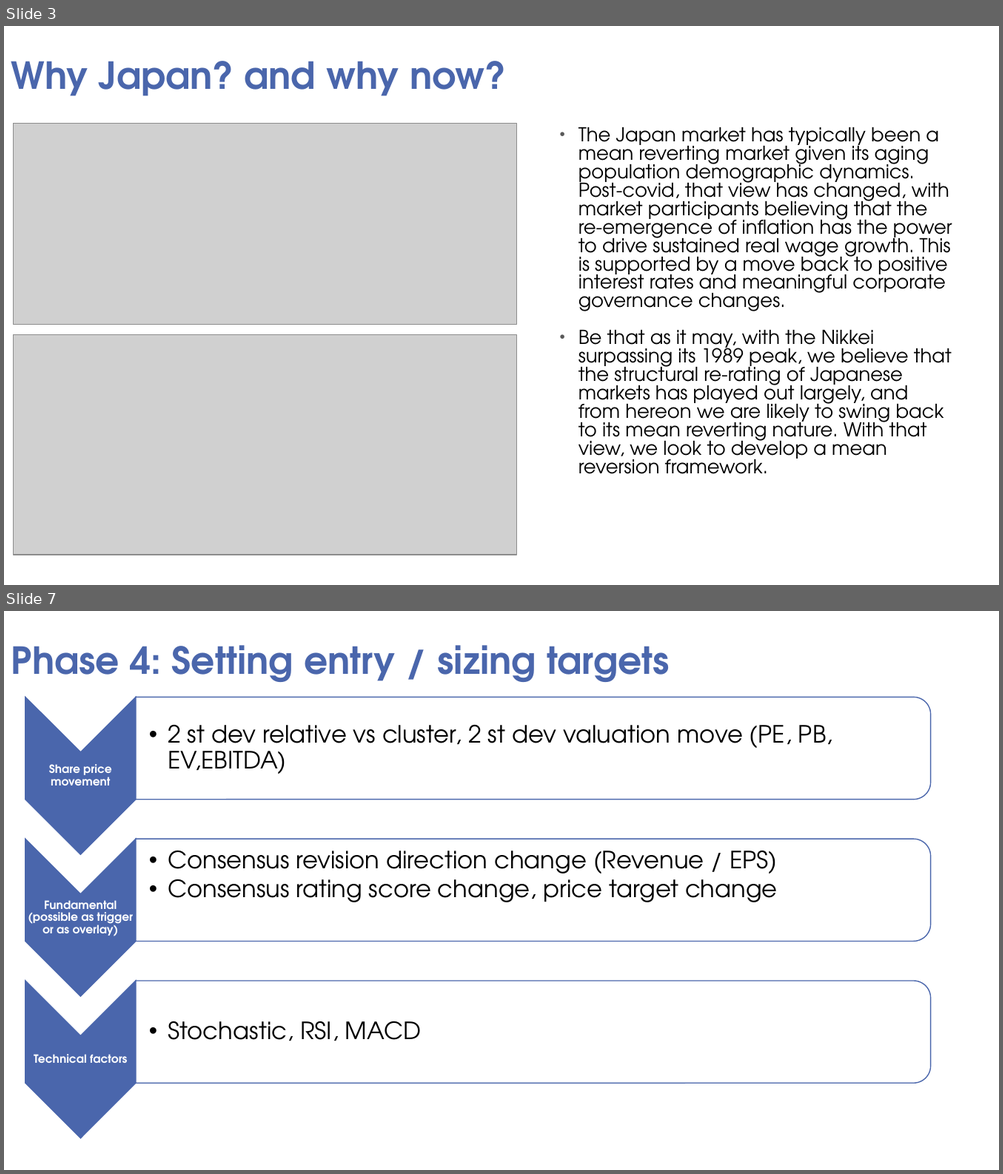
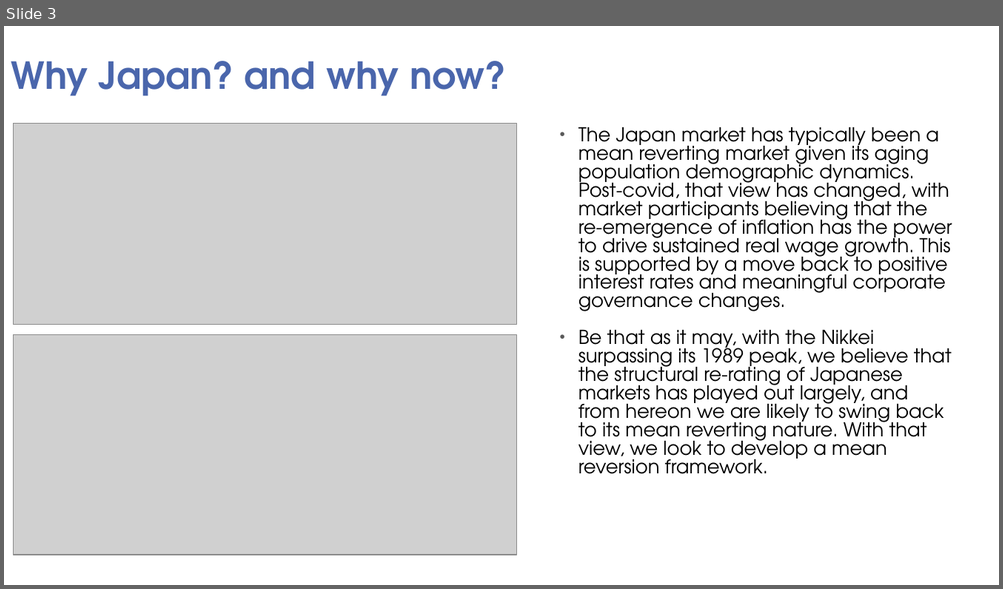
Before and after one commit to HHH0808/SMU-QTS, a slide deck: QTS project presentation.pptx. Shown one above the other, each under a label of ours: slides 3 and 7 before the commit, slide 3 after it; the slides between them are not shown. The pictures are 1003x1174 and 1003x589 pixels, drawn with LibreOffice and Linux fonts; fonts in the diff are those of the drawing; grey boxes stand for pictures; background and template pictures are left out. Boxes give left, top, right and bottom in pixels: in the first picture for what was removed or moved away, otherwise in the second. Text is boxed around its words. In the diff, an @@ line names an element or a change of style, - is before the commit and + after.

```diff
--- a/QTS project presentation.pptx
+++ b/QTS project presentation.pptx
@@ slide 7 removed at box(4, 611, 999, 1170), background picture (left out) @@
@@ title removed at box(11, 645, 669, 682) @@
-Phase 4: Setting entry / sizing targets
@@ group removed at box(25, 697, 930, 1139): 6 texts, 3 chevrons, 3 round same rects @@
-Share price movement
-  • 2 st dev relative vs cluster, 2 st dev valuation move (PE, PB, EV,EBITDA)
-Fundamental (possible as trigger or as overlay)
-  • Consensus revision direction change (Revenue / EPS)
-  • Consensus rating score change, price target change
-Technical factors
-  • Stochastic, RSI, MACD
```
Also in this commit, not shown: 5 slides changed, 7 slides added, 4 other slides removed.
